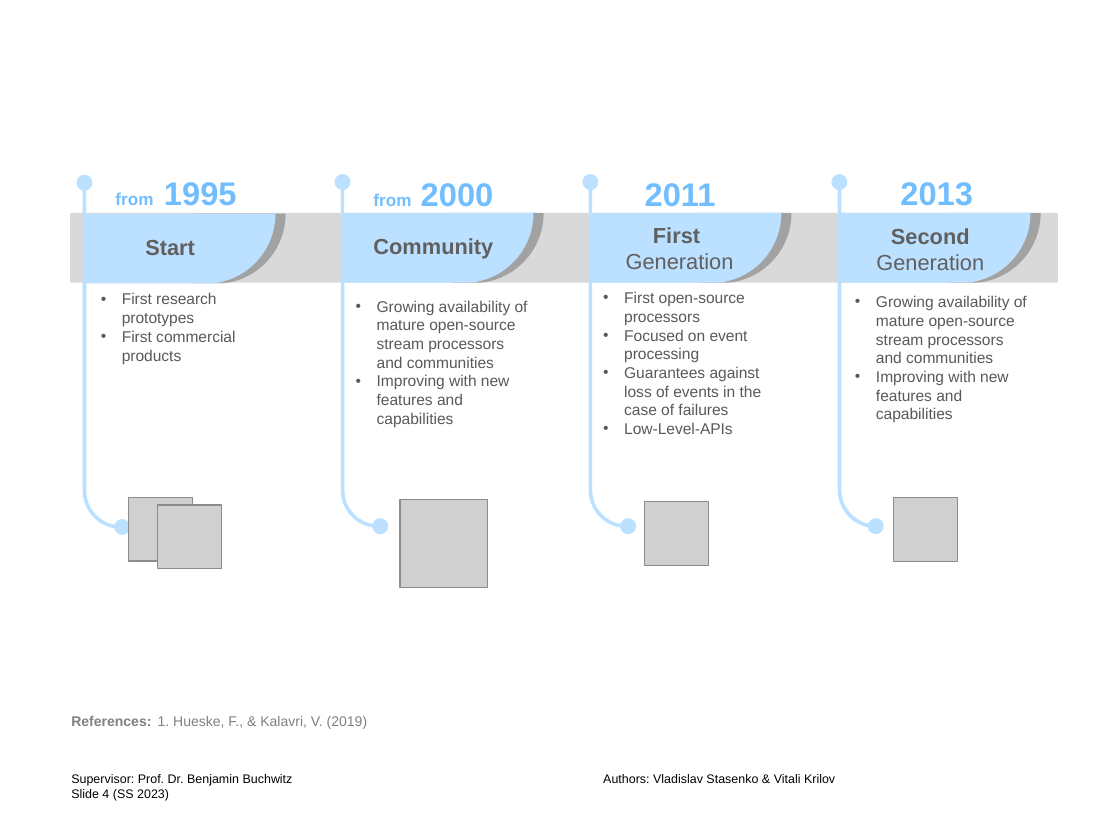
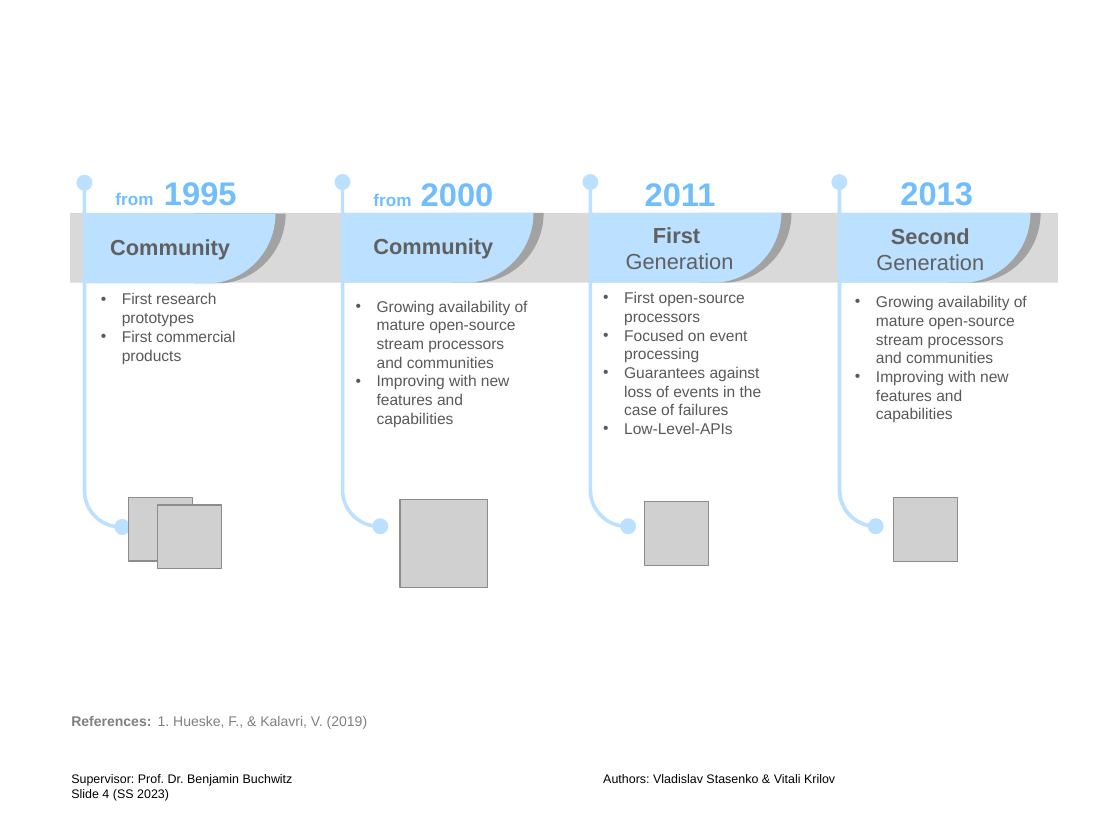
Before and after one commit to vladislabv/stream-processing, a slide deck: slide 4 of content/presentation/Vitali-Presentation-Stream-Processing.pptx. Drawn at 1120x840 pixels with LibreOffice and Linux fonts; fonts in the diff are those of the drawing; grey boxes stand for pictures; background and template pictures are left out. Boxes give left, top, right and bottom in pixels: in the first picture for what was removed or moved away, otherwise in the second. Text is boxed around its words. In the diff, an @@ line names an element or a change of style, - is before the commit and + after.

```diff
--- a/content/presentation/Vitali-Presentation-Stream-Processing.pptx
+++ b/content/presentation/Vitali-Presentation-Stream-Processing.pptx
@@ text at [110, 239, 230, 260]: text changed @@
-Start
+Community
```
Also in this commit, not shown: 2 other slides changed, 1 slide added, 1 slide removed.
